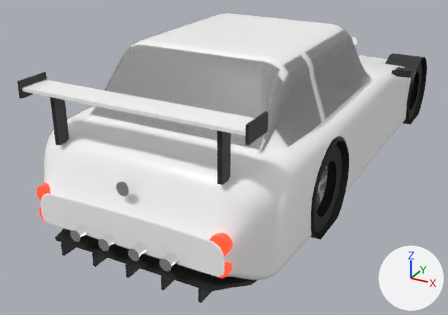
The glTF model public/models/cars/shinsei_gtr.glb as it was, and as the next commit left it.
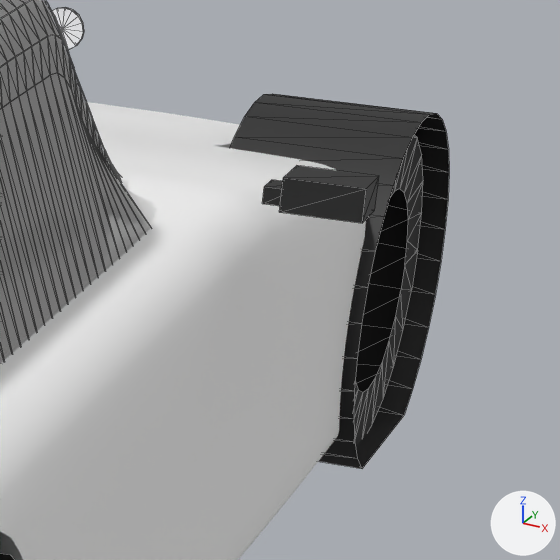
The first picture shows the older version from a 50 mm camera at (2.28, -5.44, 2.46) aimed at (-0.3, -0.76, 0.12). The close-ups show the older and then the newer version on the part from 76% to 100% of the width and 11% to 45% of the height of that picture. Only the edits that show in the close-ups are written down. The lights are fixed; the arrows at lower right show +X, +Y and +Z. The close-ups show mesh edges as thin lines. Where no turn or scale is listed for an object, it has been applied to the vertices. Vertices at exactly the same position are counted once.

Before the edit, the objects in view are built like this:
```python
me_exhaust_0 = bpy.data.meshes.new('Exhaust_0')
me_exhaust_0.from_pydata(...)  # 204 vertices, 384 faces; spans x -0.05..0.78, y -0.05..4.72, z -0.05..0.46
me_exhaust_0.materials.append(mat_chrome)  # white #e7e7ea
me_mirror_l_stalk = bpy.data.meshes.new('Mirror_L_stalk')
me_mirror_l_stalk.from_pydata(...)  # 396 vertices, 500 faces; spans x -0.15..2.15, y -2.74..2.02, z -0.89..0.35
me_mirror_l_stalk.materials.append(mat_trim)  # black #272727
me_wheel_fr = bpy.data.meshes.new('Wheel_FR')
me_wheel_fr.from_pydata(...)  # 257 vertices, 372 faces; spans x -0.127..0.127, y -0.36..0.36, z -0.36..0.36
# faces by material slot: [192, 180]
me_wheel_fr.materials.append(mat_rubber)  # black #272727
me_wheel_fr.materials.append(mat_rim)  # light grey #cbcbce
ob_chrome = bpy.data.objects.new('Chrome', me_exhaust_0)
ob_chrome.location = (-0.366, -2.681, 0.28)
ob_trim = bpy.data.objects.new('Trim', me_mirror_l_stalk)
ob_trim.location = (-1.002, 0.077, 0.909)
ob_wheel_fr = bpy.data.objects.new('Wheel_FR', me_wheel_fr)
ob_wheel_fr.location = (0.803, 1.39, 0.36)
# also in view: 'Body' at (0.0, -0.31, 0.74); 'Glass' at (0.0, -0.96, 1.09)
```
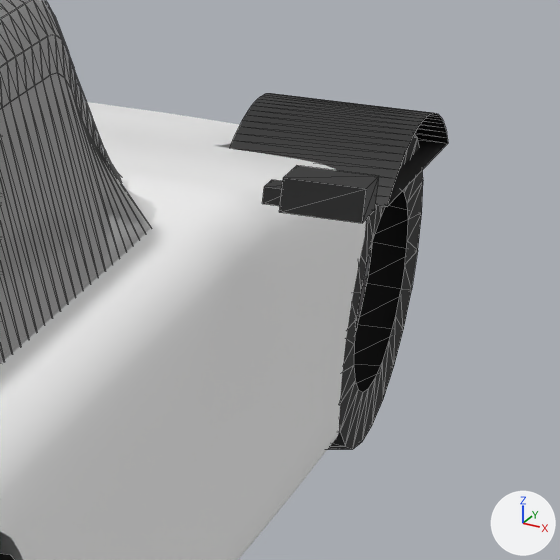
The change, as a list of edits to the scene's bpy script:
```text
Change me_exhaust_0:
    used by ob_chrome; location = (-0.366, -2.681, 0.28)
    remove me_exhaust_0.from_pydata(...)  # 204 vertices, 384 faces; spans x -0.05..0.78, y -0.05..4.72, z -0.05..0.46
    add me_exhaust_0.from_pydata(...)  # 204 vertices, 384 faces; spans x -0.05..0.78, y -0.05..4.72, z -0.05..0.2
    me_exhaust_0 part 1: the loose piece of 34 vertices spanning x 0.32..0.42, y 4.7..4.72, z 0.35..0.46 is moved by (0.0, 0.0, -0.26)
    other edits to the shape of me_exhaust_0 do not show in these pictures
Change me_mirror_l_stalk:
    where me_mirror_l_stalk.from_pydata(...)  # 396 vertices, 500 faces; spans x -0.15..2.15, y -2.74..2.02, z -0.89..0.35
    used by ob_trim; location = (-1.002, 0.077, 0.909)
    me_mirror_l_stalk part 2: 56 of 396 vertices moved; they spanned x 1.63..1.98, y 0.93..1.69, z -0.88..-0.17 and now span x 1.63..1.98, y 1.04..1.59, z -0.29..-0.17; mean shift (0.0, 0.0, 0.28); largest move (1.63, 1.12, -0.88) -> (1.63, 1.04, -0.29)
```

Boxes [x1, y1, x2, y2] around the edits, measured in the close-ups (560 x 560 px; the box of a moved part takes in the faces that stretch with it):
'Trim', reshaped: before [0, 94, 449, 560]; after [0, 93, 448, 560]
'Chrome', reshaped (not visible afterwards): before [52, 7, 84, 50]
part 2 of me_mirror_l_stalk, moved or reshaped: before [230, 94, 449, 469]; after [230, 93, 448, 206]
